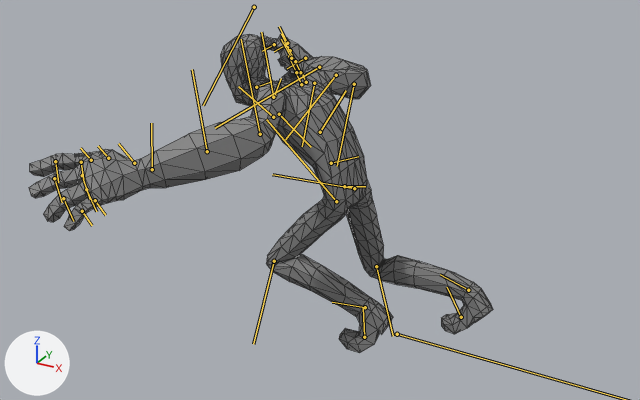
Two versions of the FBX model res/chars/shadows/Anim_shadows_grab.FBX, one commit apart.
One viewpoint serves both versions: a camera (50 mm lens) standing at (1.75, -4.12, 2.81) and looking at (-0.37, -0.26, 0.88). Every picture has the same lights, and +X, +Y and +Z are marked at lower left. Both versions are drawn at frame 13 of the action 'Take 001'; the numbers are the values there. The bones that bend it are drawn over the model as lines. Mesh edges are drawn as thin lines.

In view in the first picture: 'shadow01'.
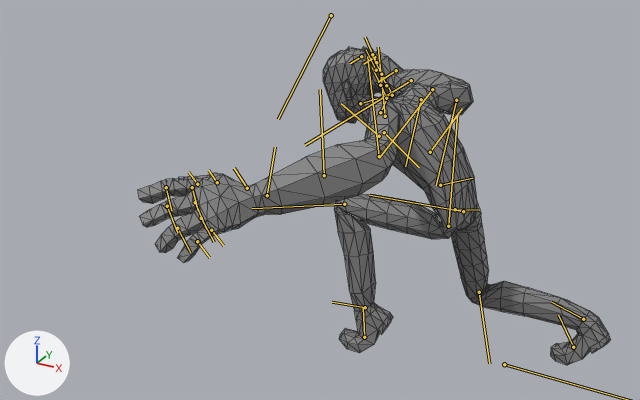
Changed parts and their boxes [x1, y1, x2, y2] in the pictures (640 x 400 px):
'shadow01', posed: before [29, 34, 493, 353]; after [138, 47, 611, 365]
bone 'B_leg_01_L', root to tip: before (336, 201) to (266, 119); after (448, 226) to (457, 113)
bone 'B_leg_02_L', root to tip: before (274, 261) to (253, 344); after (344, 204) to (252, 208)

Edits to the bpy script that builds the scene:
```text
Change bone_bip01:
    where bone_bip01 = bpy.data.objects['Root'].pose.bones['Bip01']
    bone_bip01.location: (0.0, 0.0, 0.0) -> (0.2, 65.0, 0.0)
Change bone_b_leg_01_l:
    where bone_b_leg_01_l = bpy.data.objects['Root'].pose.bones['B_leg_01_L']  # child of 'B_pelvis'
    bone_b_leg_01_l.rotation_quaternion: (0.872, 0.002, 0.014, 0.489) -> (0.592, 0.003, 0.008, 0.806)  # degrees (1, 1, 59) -> degrees (1, 0, 107)
Change bone_b_leg_02_l:
    where bone_b_leg_02_l = bpy.data.objects['Root'].pose.bones['B_leg_02_L']  # child of 'B_leg_01_L'
    bone_b_leg_02_l.rotation_quaternion: (0.56, 0.0, 0.0, -0.829) -> (0.653, 0.0, 0.0, -0.757)  # degrees (0, 0, -112) -> degrees (0, 0, -98)
Change bone_b_foot_l:
    where bone_b_foot_l = bpy.data.objects['Root'].pose.bones['B_foot_L']  # child of 'B_leg_02_L'
    bone_b_foot_l.rotation_quaternion: (0.994, -0.08, -0.035, 0.064) -> (0.884, -0.083, 0.016, -0.46)  # degrees (-9, -3, 8) -> degrees (-9, -3, -55)
```
